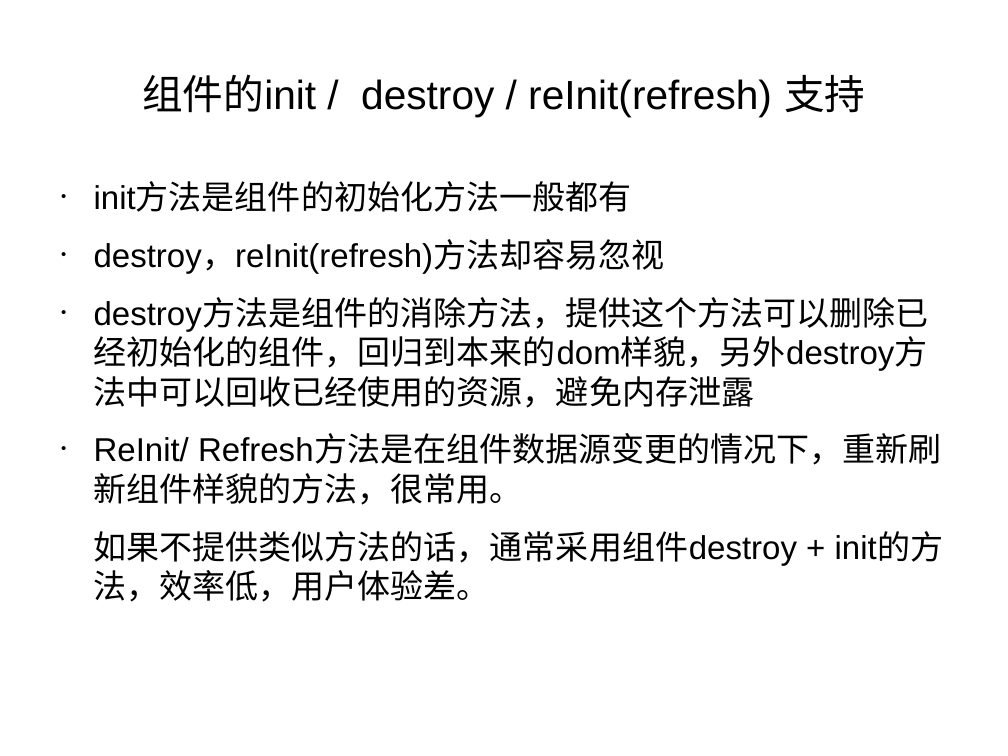
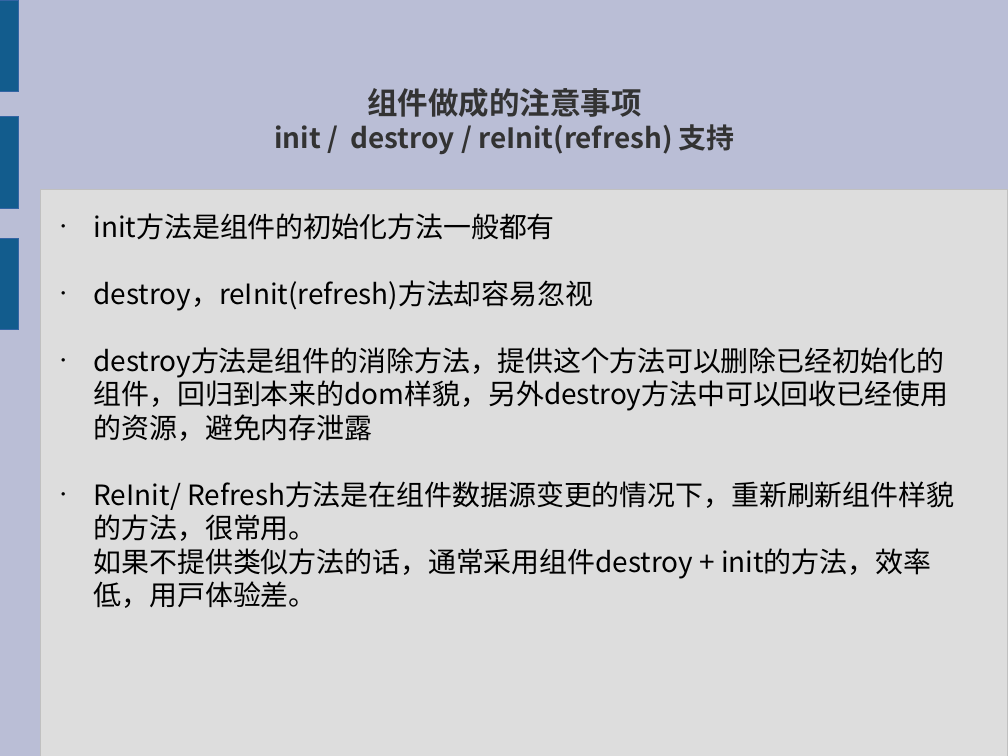
Before and after one commit to xiaoyuan521/jquery_plugin, a slide deck: slide 12 of jquery_plugin.odp. Drawn at 1008x756 pixels with LibreOffice and Linux fonts; fonts in the diff are those of the drawing. Boxes give left, top, right and bottom in pixels: in the first picture for what was removed or moved away, otherwise in the second. Text is boxed around its words. In the diff, an @@ line names an element or a change of style, - is before the commit and + after.

```diff
--- a/jquery_plugin.odp
+++ b/jquery_plugin.odp
@@ background #FFFFFF to #BABED6 @@
@@ rectangle added at (0,0,18,91), fill #125C8D, outline #3465A4 0 pt @@
@@ title at (274,88,735,154): text changed; size 32 to 22 pt; font Arial to Noto Sans CJK SC; text colour #000000 to #333333; bold on @@
-组件的init / destroy / reInit(refresh) 支持
+组件做成的注意事项
+init / destroy / reInit(refresh) 支持
@@ rectangle added at (0,117,18,209), fill #125C8D, outline #3465A4 0 pt @@
@@ rectangle added at (40,189,1008,756), fill #DDDDDD, outline #C0C0C0 0 pt @@
@@ text "init方法是组件的初始化方法一般都有": place and size @@
-text "init方法是组件的初始化方法一般都有" at (94,183,942,602)
+text "init方法是组件的初始化方法一般都有" at (94,213,954,608)
@@ text "init方法是组件的初始化方法一般都有" at (94,213,954,608): size 26 to 22 pt, font Arial to Noto Sans CJK SC; less space between paragraphs @@
@@ rectangle added at (0,238,18,329), fill #125C8D, outline #3465A4 0 pt @@
```
Also in this commit, not shown: 14 other slides changed, 4 slides added, 3 slides removed, 1 other file.
